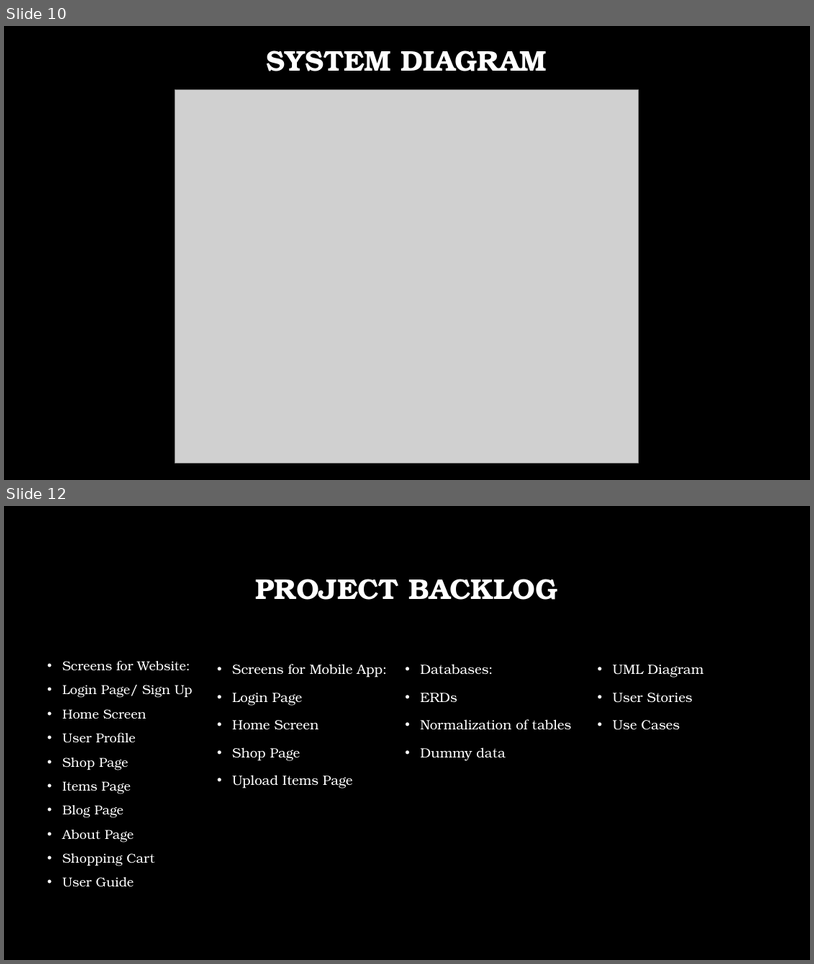
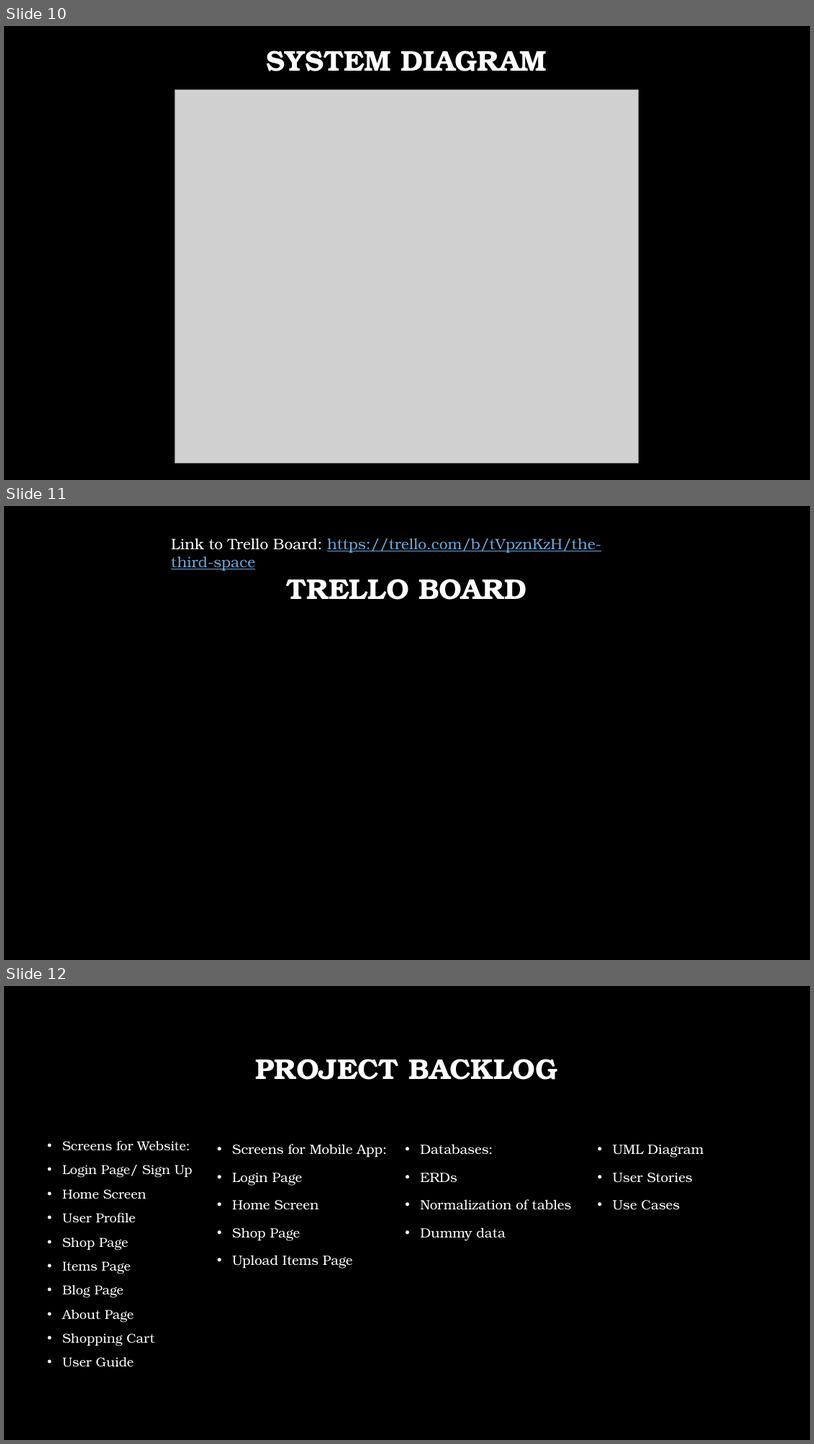
Before and after one commit to aimanahmedmoin1997/FinalYearProject, a slide deck: Kaavish Evaluation I/Evaluation I.pptx. Shown one above the other, each under a label of ours: slides 10 and 12 before the commit, slides 10, 11 and 12 after it; the slides between them are not shown. The pictures are 814x964 and 814x1444 pixels, drawn with LibreOffice and Linux fonts; fonts in the diff are those of the drawing; grey boxes stand for pictures; background and template pictures are left out. Boxes give left, top, right and bottom in pixels: in the first picture for what was removed or moved away, otherwise in the second. Text is boxed around its words. In the diff, an @@ line names an element or a change of style, - is before the commit and + after.

```diff
--- a/Kaavish Evaluation I/Evaluation I.pptx
+++ b/Kaavish Evaluation I/Evaluation I.pptx
@@ slide 11 added at (4, 506, 810, 960), background picture (left out) @@
@@ text added at (171, 538, 602, 571), 18 pt, text #6BA9DA, underline @@
+Link to Trello Board: https://trello.com/b/tVpznKzH/the-third-space
@@ title added at (287, 579, 527, 600), 34 pt, text #FFFFFF, bold @@
+TRELLO BOARD
```
Also in this commit, not shown: 1 slide changed, 1 slide removed, 1 other file.
